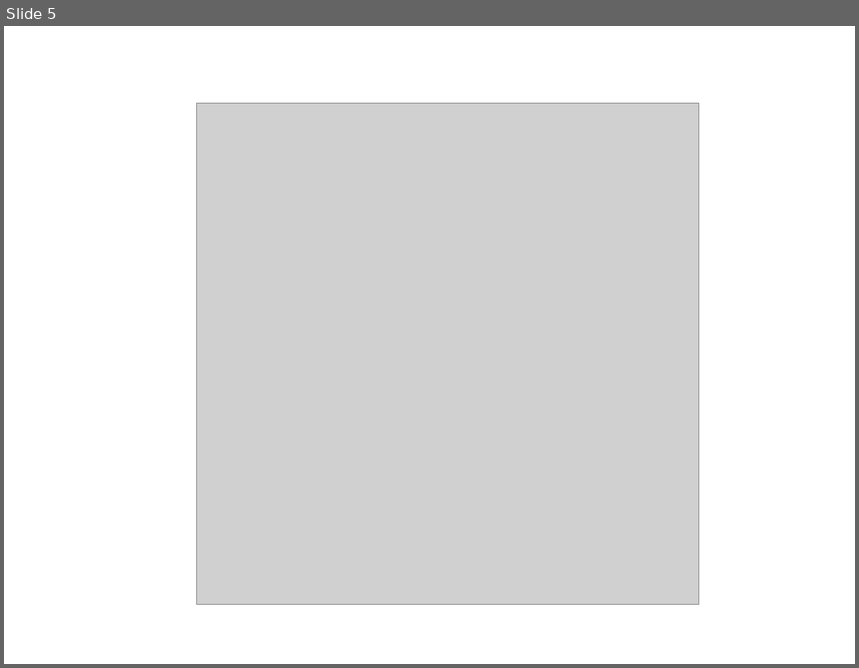
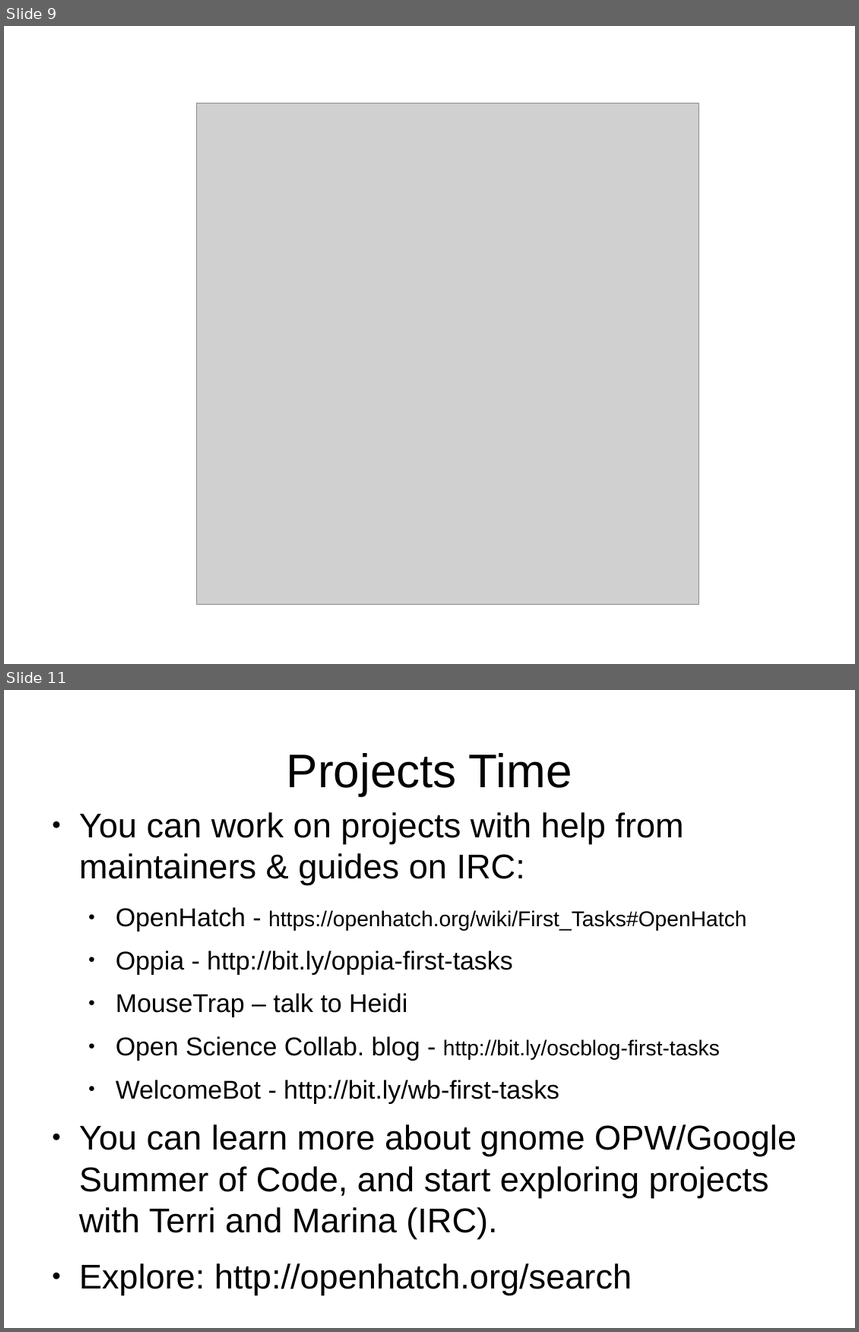
Before and after one commit to openhatch/open-source-comes-to-campus, a slide deck: curriculum/presentations/standard_slides.odp. Shown one above the other, each under a label of ours: slide 5 before the commit, slides 9 and 11 after it; the slides between them are not shown. The pictures are 859x668 and 859x1332 pixels, drawn with LibreOffice and Linux fonts; fonts in the diff are those of the drawing; grey boxes stand for pictures. Boxes give left, top, right and bottom in pixels: in the first picture for what was removed or moved away, otherwise in the second. Text is boxed around its words. In the diff, an @@ line names an element or a change of style, - is before the commit and + after.

```diff
--- a/curriculum/presentations/standard_slides.odp
+++ b/curriculum/presentations/standard_slides.odp
@@ slide 11 added at bbox=[4, 690, 855, 1328], background #FFFFFF @@
@@ title added at bbox=[287, 753, 572, 796], 44 pt, text #000000 @@
+Projects Time
@@ text added at bbox=[79, 812, 797, 1296], 32 pt, text #000000 @@
+● You can work on projects with help from maintainers & guides on IRC:
+  ● OpenHatch - https://openhatch.org/wiki/First_Tasks#OpenHatch
+  ● Oppia - http://bit.ly/oppia-first-tasks
+  ● MouseTrap – talk to Heidi
+  ● Open Science Collab. blog - http://bit.ly/oscblog-first-tasks
+  ● WelcomeBot - http://bit.ly/wb-first-tasks
+● You can learn more about gnome OPW/Google Summer of Code, and start exploring projects with Terri and Marina (IRC).
+● Explore: http://openhatch.org/search
@@ what was slide 5 is now slide 9 @@
```
Also in this commit, not shown: 3 slides changed, 4 other slides added, 2 slides removed.
